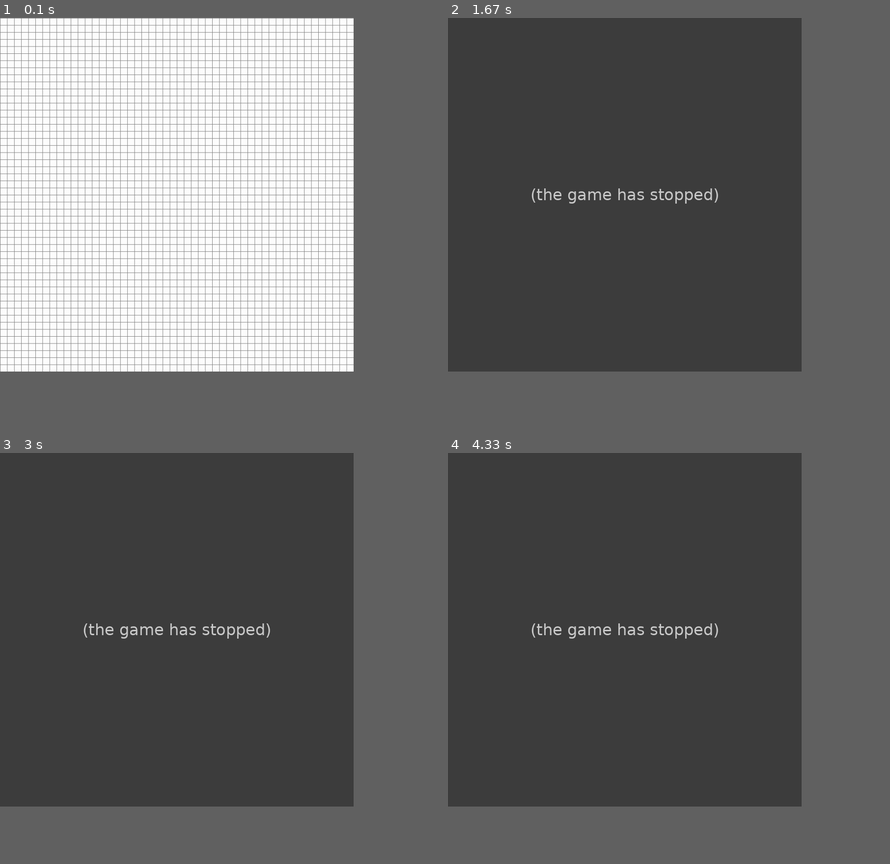
Above: before the commit, frames 1-4 (two rows, left to right).
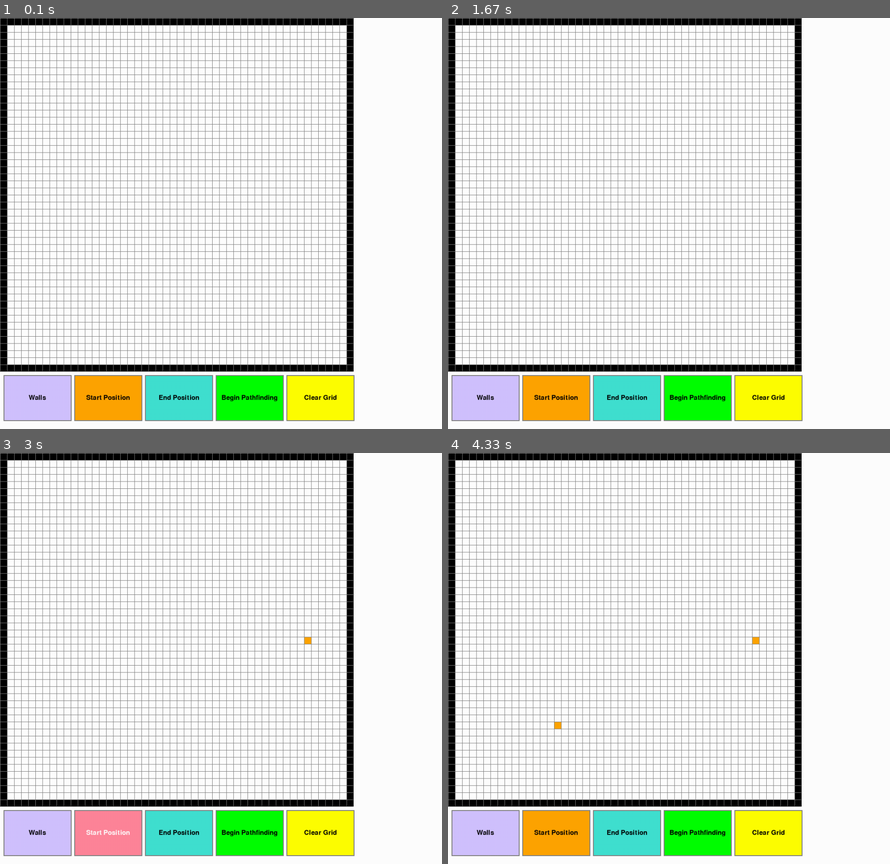
Above: after the commit, the same moments.

Repository: italoribeiroc/pathfinder-pygame
Game: pygame game, started from main.py
Same seed, same stepped clock (60 frames per second), same inputs: the game is played once before the commit and once after it.
Inputs (mouse positions are in pixels of both pictures, inside the frame that each line leads up to):
- Up to frame 1 (0.1 s): no input
- Up to frame 2 (1.67 s): click (695, 396) at 0.38 s, where only the run after the commit has a clickable "Begin Pathfinding"; press the mouse at (562, 141) at 0.7 s; move the mouse to (536, 178) at 0.8 s; release the mouse at (509, 211) at 0.93 s; click "Begin Pathfinding" at 1.05 s; click (810, 83) at 1.38 s
- Up to frame 3 (3 s): click "Start Position" at 2.22 s; press the mouse at (362, 518) at 2.53 s; move the mouse to (304, 637) at 2.63 s; release the mouse at (251, 761) at 2.77 s; click "Start Position" at 2.88 s
- Up to frame 4 (4.33 s): click (558, 728) at 3.25 s
In our replay, the window is 720x720 before the commit and 900x837 after it. These sizes can differ from the game's own. Grey fills any space a smaller window leaves; there, only what the larger window draws over its background counts as a difference.

The runs differ from the first frame. In frame 1, 14% of the frame differs, in the area x 0-81%, y 0-99%; in frame 2, 77%; in frame 3, 77%; in frame 4, 77%.
Error before the commit: IndexError: list index out of range (main.py line 144); the game stopped at 0.38 s (later frames are placeholders)

Commit message:
creation of buttons

Diff:
--- /dev/null
+++ b/components/buttons.py
@@ -0,0 +1,37 @@
+import pygame
+
+class Button():
+    def __init__(self, color, x, y, width, height, text=''):
+        self.color = color
+        self.x = x
+        self.y = y
+        self.width = width
+        self.height = height
+        self.text = text
+        self.active = False
+
+
+    def draw(self,win,outline=None):
+        #Call this method to draw the button on the screen
+        if outline:
+            pygame.draw.rect(win, outline, (self.x-2,self.y-2,self.width+4,self.height+4),0)
+
+        if not self.active:
+            pygame.draw.rect(win, self.color, (self.x,self.y,self.width,self.height),0)
+        else:
+            pygame.draw.rect(win, (255, 133, 153), (self.x,self.y,self.width,self.height),0)
+        if self.text != '':
+            font = pygame.font.SysFont('comicsans', 22)
+            if not self.active:
+                text = font.render(self.text, 1, (0,0,0))
+            else:
+                text = font.render(self.text, 1, (255,255,255))
+            win.blit(text, (self.x + (self.width/2 - text.get_width()/2), self.y + (self.height/2 - text.get_height()/2)))
+
+    def isOver(self, pos):
+        #Pos is the mouse position or a tuple of (x,y) coordinates
+        if pos[0] > self.x and pos[0] < self.x + self.width:
+            if pos[1] > self.y and pos[1] < self.y + self.height:
+                return True
+
+        return False
--- a/main.py
+++ b/main.py
@@ -1,11 +1,12 @@
 from threading import current_thread
 from algorithms.astar import a_star
+from components.buttons import Button
 import pygame
 import math
 
-
+pygame.init()
 WIDTH = 800
-WIN = pygame.display.set_mode((WIDTH, WIDTH))
+WIN = pygame.display.set_mode((WIDTH + 200, WIDTH + 130))
 pygame.display.set_caption("Path Finding Algorithms")
 
 RED = (255, 0, 0)
@@ -19,6 +20,12 @@
 GREY = (128, 128, 128)
 TURQUOISE = (64, 224, 208)
 
+barrierButton = Button((209, 194, 255), 10, 810, 150, 100, 'Walls')
+startButton = Button(ORANGE, 170, 810, 150, 100, 'Start Position')
+endButton = Button(TURQUOISE, 330, 810, 150, 100, 'End Position')
+beginButton = Button(GREEN, 490, 810, 150, 100, 'Begin Pathfinding')
+clearButton = Button(YELLOW, 650, 810, 150, 100, 'Clear Grid')
+
 class Node:
     def __init__(self, row, col, width, total_rows):
         self.row = row
@@ -93,9 +100,12 @@
     grid = []
     gap = width // rows
     for i in range(rows):
+
         grid.append([])
         for j in range(rows):
             node = Node(i, j, gap, rows)
+            if i == 0 or i == rows-1 or j == 0 or j == rows-1:
+                node.make_barrier()
             grid[i].append(node)
     return grid
 
@@ -113,6 +123,14 @@
         for node in row:
             node.draw(win)
     draw_grid(win, rows, width)
+
+    barrierButton.draw(win, GREY)
+    startButton.draw(win, GREY)
+    endButton.draw(win, GREY)
+    beginButton.draw(win, GREY)
+    clearButton.draw(win, GREY)
+
+    startButton
     pygame.display.update()
 
 def get_clicked_pos(pos, rows, width):
@@ -124,6 +142,15 @@
 
     return row, col
 
+def disable_buttons(button: Button):
+    state = button.active
+    barrierButton.active = False
+    startButton.active = False
+    endButton.active = False
+    beginButton.active = False
+    clearButton.active = False
+    button.active = True if not state else False
+
 def main(win, width):
     ROWS = 50
     grid = make_grid(ROWS, WIDTH)
@@ -134,22 +161,50 @@
     run = True
     while run:
         draw(win, grid, ROWS, width)
+
+        if beginButton.active and start and end:
+            for row in grid:
+                for node in row:
+                    node.update_neighbors(grid)
+            a_star(lambda: draw(win, grid, ROWS, width), grid, start, end)
+            beginButton.active = False
+        if clearButton.active:
+            start = None
+            end = None
+            grid = make_grid(ROWS, width)
+            clearButton.active = False
+
         for event in pygame.event.get():
             if event.type == pygame.QUIT:
                 run = False
 
             if pygame.mouse.get_pressed()[0]: # LEFT
                 pos = pygame.mouse.get_pos()
-                row, col = get_clicked_pos(pos, ROWS, width)
-                node = grid[row][col]
-                if not start and node != end:
-                    start = node
-                    start.make_start()
-                elif not end and node != start:
-                    end = node
-                    end.make_end()
-                elif node != end and node != start:
-                    node.make_barrier()
+                if pos[0] <= 800 and pos[1] <= 800:
+                    row, col = get_clicked_pos(pos, ROWS, width)
+                    node = grid[row][col]
+                    if barrierButton.active:
+                        node.make_barrier()
+                    if startButton.active:
+                        start = node
+                        start.make_start()
+                        startButton.active = False
+                    if endButton.active:
+                        end = node
+                        end.make_end()
+                        endButton.active = False
+
+                elif barrierButton.isOver(pos):
+                    disable_buttons(barrierButton)
+                elif startButton.isOver(pos):
+                    disable_buttons(startButton)
+                elif endButton.isOver(pos):
+                    disable_buttons(endButton)
+                elif beginButton.isOver(pos):
+                    disable_buttons(beginButton)
+                elif clearButton.isOver(pos):
+                    disable_buttons(clearButton)
+
 
 
             elif pygame.mouse.get_pressed()[2]: # RIGHT
@@ -161,16 +216,6 @@
                     start = None
                 elif node == end:
                     end = None
-            if event.type == pygame.KEYDOWN:
-                if event.key == pygame.K_SPACE and start and end:
-                    for row in grid:
-                        for node in row:
-                            node.update_neighbors(grid)
-                    a_star(lambda: draw(win, grid, ROWS, width), grid, start, end)
-                if event.key == pygame.K_c:
-                    start = None
-                    end = None
-                    grid = make_grid(ROWS, width)
     pygame.quit()
 
 main(WIN, WIDTH)
